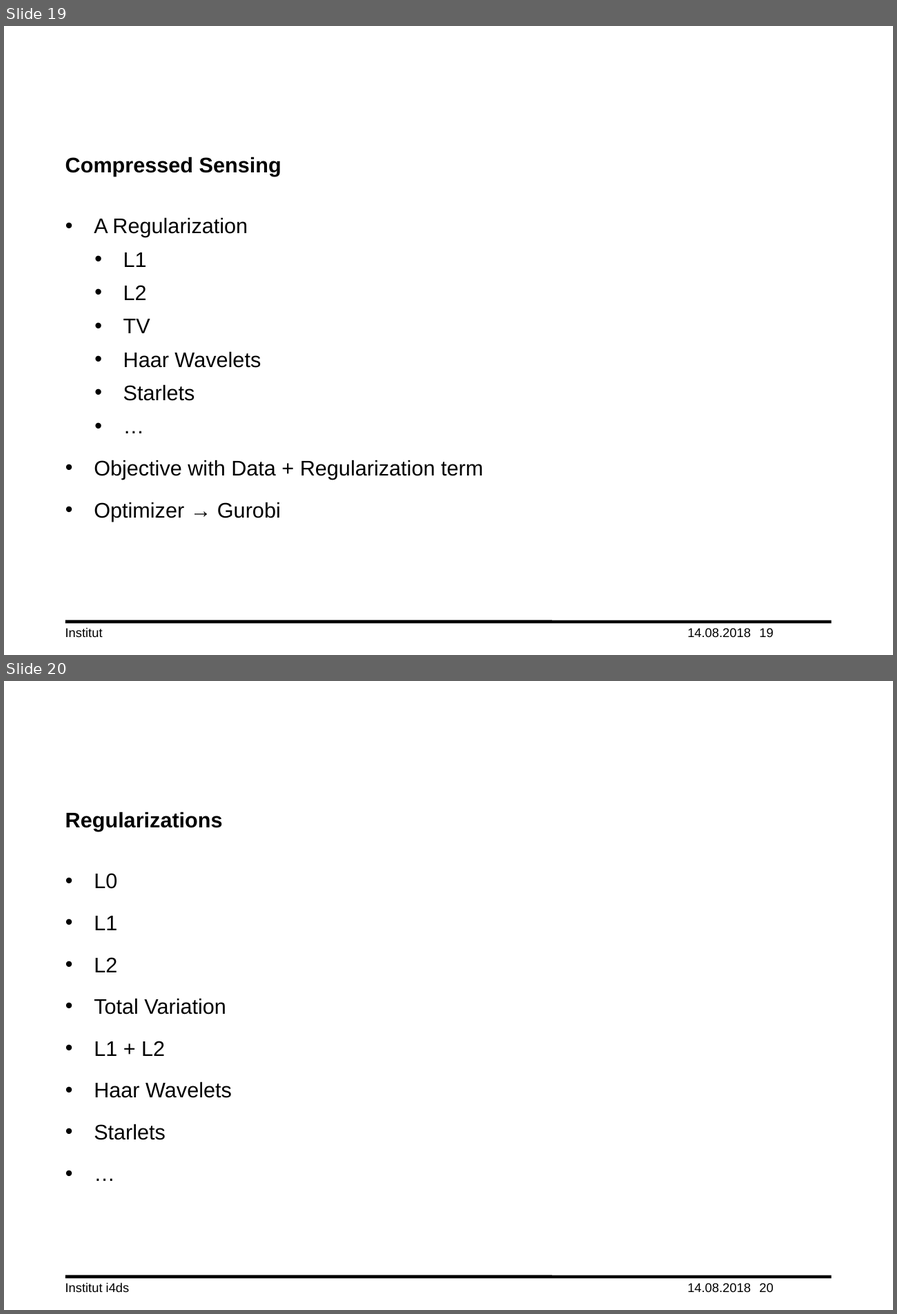
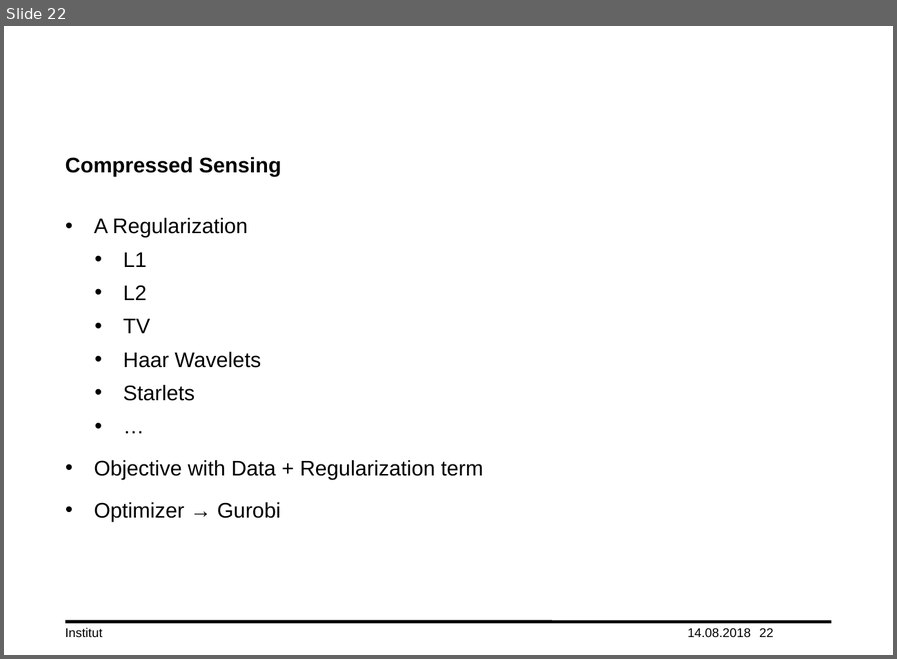
Before and after one commit to lord-blueberry/p7-doc, a slide deck: ppt/praes.pptx. Shown one above the other, each under a label of ours: slides 19 and 20 before the commit, slide 22 after it. The pictures are 897x1314 and 897x659 pixels, drawn with LibreOffice and Linux fonts; fonts in the diff are those of the drawing; background and template pictures are left out. Boxes give left, top, right and bottom in pixels: in the first picture for what was removed or moved away, otherwise in the second. Text is boxed around its words. In the diff, an @@ line names an element or a change of style, - is before the commit and + after.

```diff
--- a/ppt/praes.pptx
+++ b/ppt/praes.pptx
@@ slide 20 removed at bbox=[4, 681, 893, 1310], background #FFFFFF; not listed: 1 template element that a slide beside it also shows @@
@@ title removed at bbox=[65, 811, 223, 831] @@
-Regularizations
@@ text removed at bbox=[94, 873, 232, 1140] @@
-• L0
-• L1
-• L2
-• Total Variation
-• L1 + L2
-• Haar Wavelets
-• Starlets
-• …
@@ text removed at bbox=[65, 1282, 130, 1292] @@
-Institut i4ds
@@ text removed at bbox=[687, 1283, 751, 1292] @@
-14.08.2018
@@ page number removed at bbox=[759, 1283, 773, 1292] @@
-20
@@ what was slide 19 is now slide 22 @@
@@ page number at bbox=[759, 628, 773, 637]: text changed @@
-19
+22
```
Also in this commit, not shown: 2 slides changed, 1 slide added, 1 other file.
